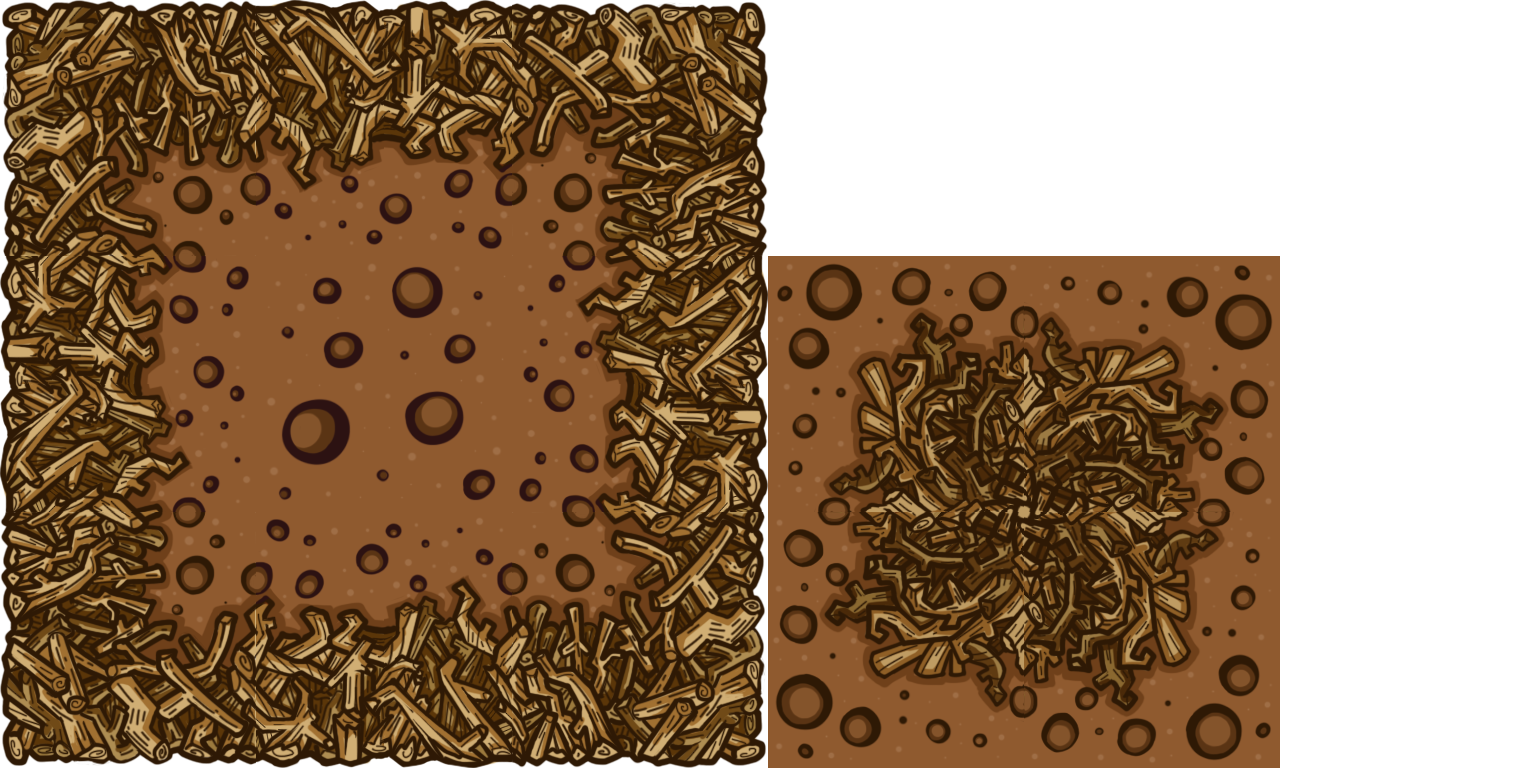
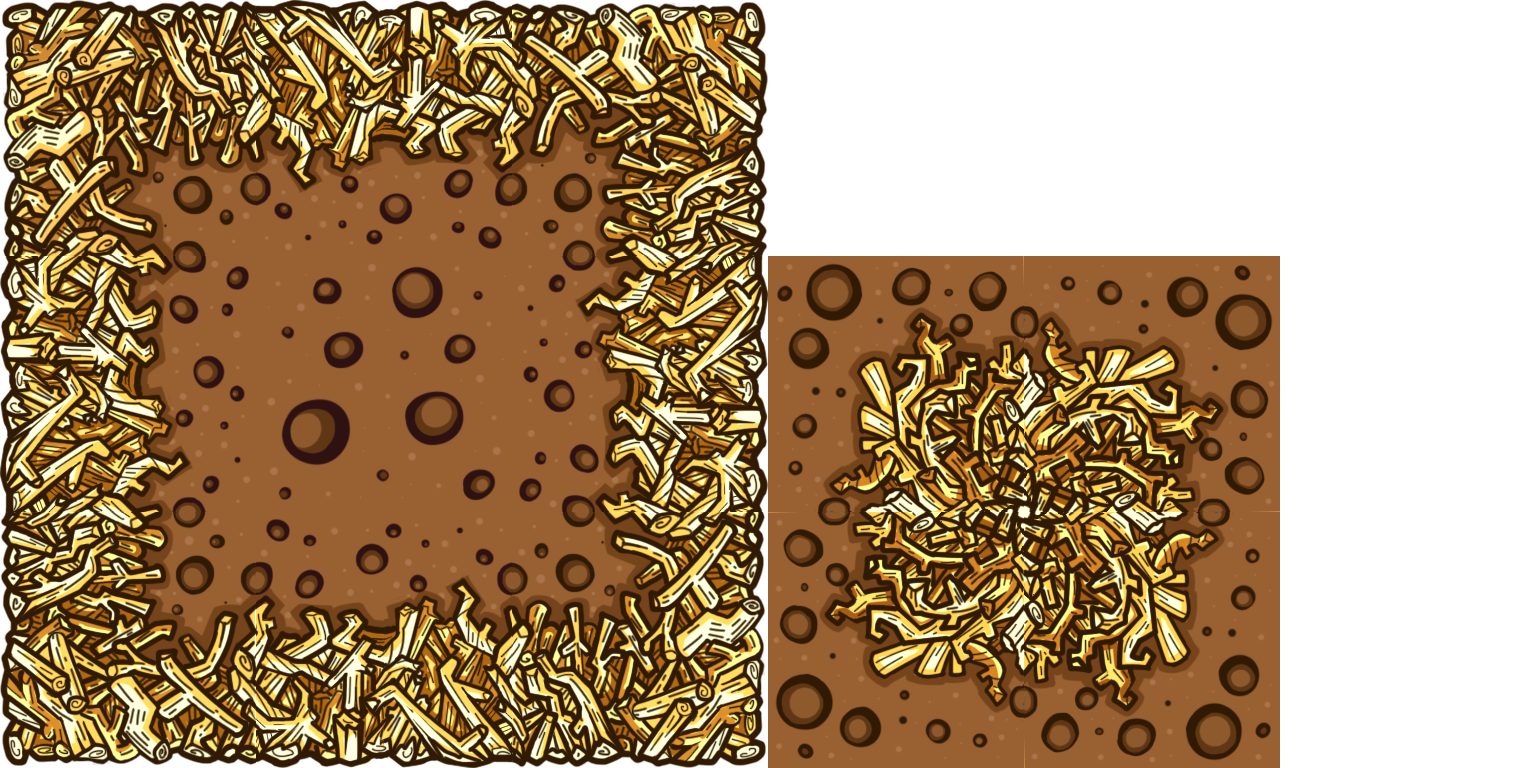
Layers edited between the first and the second w=1536, h=768 image:
"filler": blend pass through → normal over (256, 256, 512, 512)
removed group "inner copie 3" (5 layers) over (768, 512, 1024, 768)
removed layer "inking" (2nd of 13, in "inner copie 3") from group "inner copie 3" over (775, 512, 1024, 760)
renamed "side" to "inner copie 3", blend pass through → normal, moved it above "inner copie 2" over (254, 1, 1024, 768)
renamed "Niveaux 1" to "inking", painted on it, unmasked it over (775, 512, 1024, 760)
renamed "Calque 5" to "Niveaux 3", blend soft light → normal, moved it above "shadow_light", painted on it, masked it over (256, 5, 512, 186)
painted on "shadow_light" (2nd of 13, in "inner copie 3") over (256, 121, 1024, 745)
moved "color" (2nd of 13, in "inner copie 3") into group "inner copie 3" over (768, 512, 1024, 768)
"inner copie 2": blend pass through → normal over (1024, 512, 1280, 768)
"inner copie": blend pass through → normal over (1024, 256, 1280, 512)
"inner": blend pass through → normal over (768, 256, 1024, 512)
"side copie 3": blend pass through → normal over (512, 254, 767, 512)
"side copie 2": blend pass through → normal over (1, 256, 256, 514)
"side copie 4": blend pass through → normal over (256, 512, 514, 767)
added group "side" with 5 layers above "corner copie 3" over (254, 1, 512, 256)
moved "inking" (9th of 13, in "side") into group "side" over (254, 1, 512, 250)
moved "shadow_light" (9th of 13, in "side") into group "side", painted on it over (256, 121, 1024, 745)
added layer "Calque 5" (4th of 4, in "side") (soft light) in group "side" over (256, 5, 512, 186)
moved "color" (9th of 13, in "side") into group "side" over (256, 1, 512, 256)
"corner copie 3": blend pass through → normal over (6, 511, 258, 761)
"corner copie 2": blend pass through → normal over (511, 512, 762, 762)
"corner copie": blend pass through → normal over (510, 7, 762, 257)
"corner": blend pass through → normal over (6, 6, 257, 256)
…and 1 more changes (1 stack)
